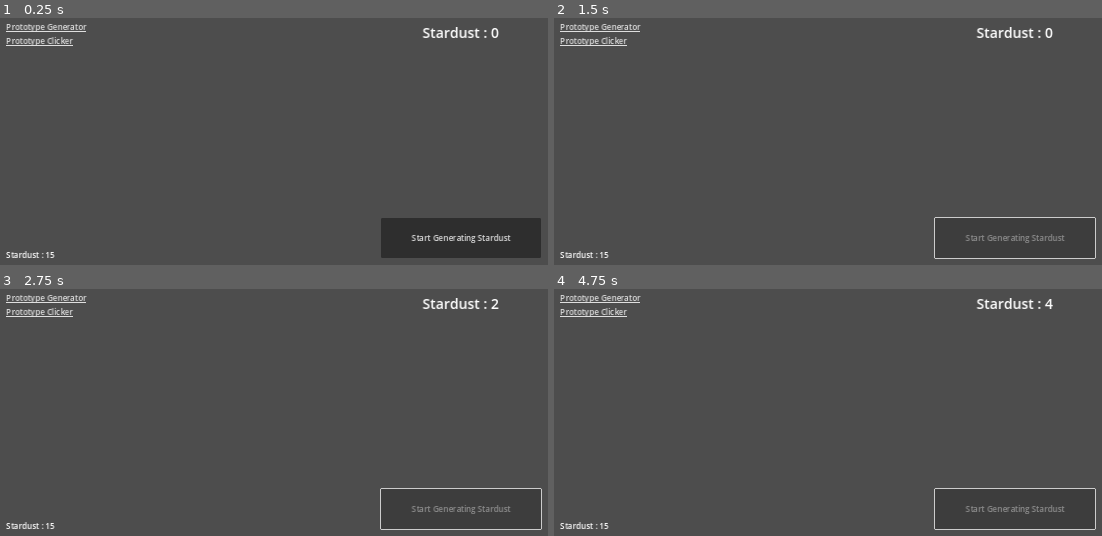
Above: before the commit, frames 1-4 (two rows, left to right).
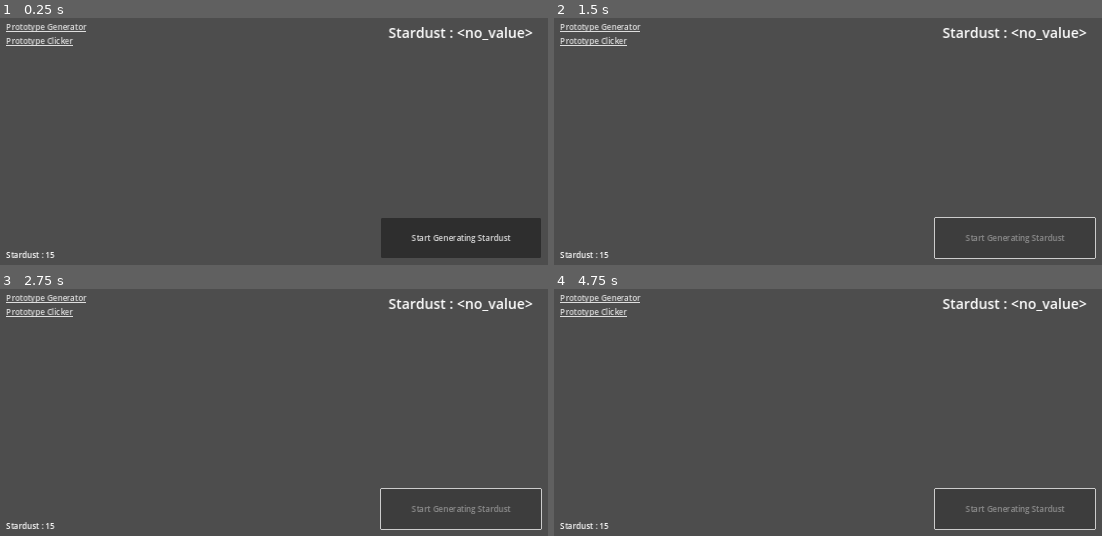
Above: after the commit, the same moments.

Repository: caiorosario/idle-vn
Game: Godot game, scene res://scenes/user_interface/user_interface.tscn
Same seed, same stepped clock (60 frames per second), same inputs: the game is played once before the commit and once after it. Before the commit the project has no main scene; this scene is started directly in both runs.
Inputs:
- Up to frame 1 (0.25 s): no input
- Up to frame 2 (1.5 s): click "Start Generating Stardust" at 0.5 s; tap Enter at 1.25 s
- Up to frame 3 (2.75 s): tap Space at 2 s
- Up to frame 4 (4.75 s): tap Enter at 2.75, 4.25 s; tap Space at 3.5 s

The runs differ from the first frame. In frame 1, 0.6% of the frame differs, in the area x 70-98%, y 3-9%; in frame 2, 0.6%; in frame 3, 0.6%; in frame 4, 0.6%.
Error after the commit: Invalid access to property or key 'data' on a base object of type 'Nil'. (res://scenes/prototypes/generator/prototype_generator.gd:36)

Commit message:
Refactor stardust data management into a centralized `Data` resource
- Introduced a new `Data` class to centralize stardust data, allowing shared access across different game components.
- Updated `prototype_clicker.gd` and `prototype_generator.gd` to use the centralized `Data` resource for managing stardust instead of local variables.
- Added a new `LabelStardust` script to dynamically update the stardust label using the centralized data.
- Modified `user_interface.tscn` to integrate the new `LabelStardust` script for stardust display.
- Created a `Game` singleton that holds the `Data` instance and manages its initialization across scenes.
- Set `game.tscn` as the main scene for the project in the project configuration.

Diff:
--- a/project.godot
+++ b/project.godot
@@ -11,6 +11,7 @@
 [application]
 
 config/name="idle-vn"
+run/main_scene="res://scenes/game/game.tscn"
 config/features=PackedStringArray("4.3", "Mobile")
 config/icon="res://icon.svg"
 
--- /dev/null
+++ b/scenes/game/game.gd
@@ -0,0 +1,25 @@
+class_name Game
+extends Node
+## Main node of the game.
+
+## Singleton reference
+static var ref : Game
+
+
+
+## Singleton check.
+func _singleton_check() -> void:
+	if not ref:
+		ref = self
+		return
+
+	queue_free()
+
+
+## Contains the data to save and load.
+var data : Data
+
+## Singleton check & Data initialization.
+func _enter_tree() -> void:
+	_singleton_check()
+	data = Data.new()
--- /dev/null
+++ b/scenes/game/game.tscn
@@ -0,0 +1,9 @@
+[gd_scene load_steps=3 format=3 uid="uid://c78x7nf8sr8h8"]
+
+[ext_resource type="Script" path="res://scenes/game/game.gd" id="1_sicqj"]
+[ext_resource type="PackedScene" uid="uid://c2b3xd18jvtrp" path="res://scenes/user_interface/user_interface.tscn" id="2_dxn5i"]
+
+[node name="Game" type="Node"]
+script = ExtResource("1_sicqj")
+
+[node name="UserInterface" parent="." instance=ExtResource("2_dxn5i")]
--- a/scenes/prototypes/clicker/prototype_clicker.gd
+++ b/scenes/prototypes/clicker/prototype_clicker.gd
@@ -10,8 +10,6 @@
 ## Reference to the user interface
 @export var user_interface : UserInterface
 
-## Current amount of stardust created.
-var stardust : int = 0
 
 ## Initialize the label at launch.
 func _ready() -> void:
@@ -19,14 +17,17 @@
 
 	user_interface.navigation_requested.connect(_on_navigation_request)
 
+## Temporary func to update label
+func _process(_delta: float) -> void:
+	update_label_text()
+
 ## Create 1 stardust.
 func create_stardust() -> void:
-	stardust += 1
-	update_label_text()
+	Game.ref.data.stardust += 1
 
 ## Update the text of the label to reflect a change in stardust amount.
 func update_label_text() ->void:
-	label.text = "Stardust : %s" %stardust
+	label.text = "Stardust : %s" %Game.ref.data.stardust
 
 ## Triggered when the stardust button is pressed
 func _on_button_pressed() -> void:
--- a/scenes/prototypes/generator/prototype_generator.gd
+++ b/scenes/prototypes/generator/prototype_generator.gd
@@ -14,8 +14,6 @@
 ## Reference to the user interface
 @export var user_interface : UserInterface
 
-## Current amount of stardust in storage.
-var stardust : int = 0
 
 
 ## Initialize the label.
@@ -24,15 +22,18 @@
 
 	user_interface.navigation_requested.connect(_on_navigation_request)
 
+## Temporary func to update label
+func _process(_delta: float) -> void:
+	update_label_text()
+
 
 ## Create stardust and store it.
 func create_stardust() -> void:
-	stardust += 1
-	update_label_text()
+	Game.ref.data.stardust += 1
 
 ## Updates the label text to match the current amount of stardust in storage.
 func update_label_text() -> void:
-	label.text = "Stardust : %s" %stardust
+	label.text = "Stardust : %s" %Game.ref.data.stardust
 
 ## Start the timer and disable the button.
 func begin_generating_stardust() -> void:
--- /dev/null
+++ b/scenes/user_interface/stardust_label.gd
@@ -0,0 +1,13 @@
+class_name LabelStardust
+extends Label
+## Displays current amount of stardust available
+
+
+## Temporary function to update the text.
+func _process(_delta: float) -> void:
+	update_text()
+
+
+## Updates the text to reflect the current amount of stardust.
+func update_text() -> void:
+	text = "Stardust : %s" %Game.ref.data.stardust
--- a/scenes/user_interface/user_interface.tscn
+++ b/scenes/user_interface/user_interface.tscn
@@ -1,7 +1,8 @@
-[gd_scene load_steps=4 format=3 uid="uid://c2b3xd18jvtrp"]
+[gd_scene load_steps=5 format=3 uid="uid://c2b3xd18jvtrp"]
 
 [ext_resource type="PackedScene" uid="uid://0oobwvbw4x7d" path="res://scenes/prototypes/generator/prototype_generator.tscn" id="1_ffc7k"]
 [ext_resource type="Script" path="res://scenes/user_interface/user_interface.gd" id="1_xh862"]
+[ext_resource type="Script" path="res://scenes/user_interface/stardust_label.gd" id="2_mhp7b"]
 [ext_resource type="PackedScene" uid="uid://ccufjc1odps4h" path="res://scenes/prototypes/clicker/prototype_clicker.tscn" id="3_1dcef"]
 
 [node name="UserInterface" type="Control"]
@@ -87,9 +88,10 @@
 [node name="VBoxContainer" type="VBoxContainer" parent="HBoxContainer/LeftPanel/VBoxContainer/Resources/MarginContainer"]
 layout_mode = 2
 
-[node name="Label" type="Label" parent="HBoxContainer/LeftPanel/VBoxContainer/Resources/MarginContainer/VBoxContainer"]
+[node name="StardustLabel" type="Label" parent="HBoxContainer/LeftPanel/VBoxContainer/Resources/MarginContainer/VBoxContainer"]
 layout_mode = 2
 text = "Stardust : 15"
+script = ExtResource("2_mhp7b")
 
 [node name="MarginContainer" type="MarginContainer" parent="HBoxContainer"]
 layout_mode = 2
--- /dev/null
+++ b/scripts/data/data.gd
@@ -0,0 +1,7 @@
+class_name Data
+extends Resource
+## Contain data to save and load.
+
+
+## Current amount of stardust available
+@export var stardust : int = 0
